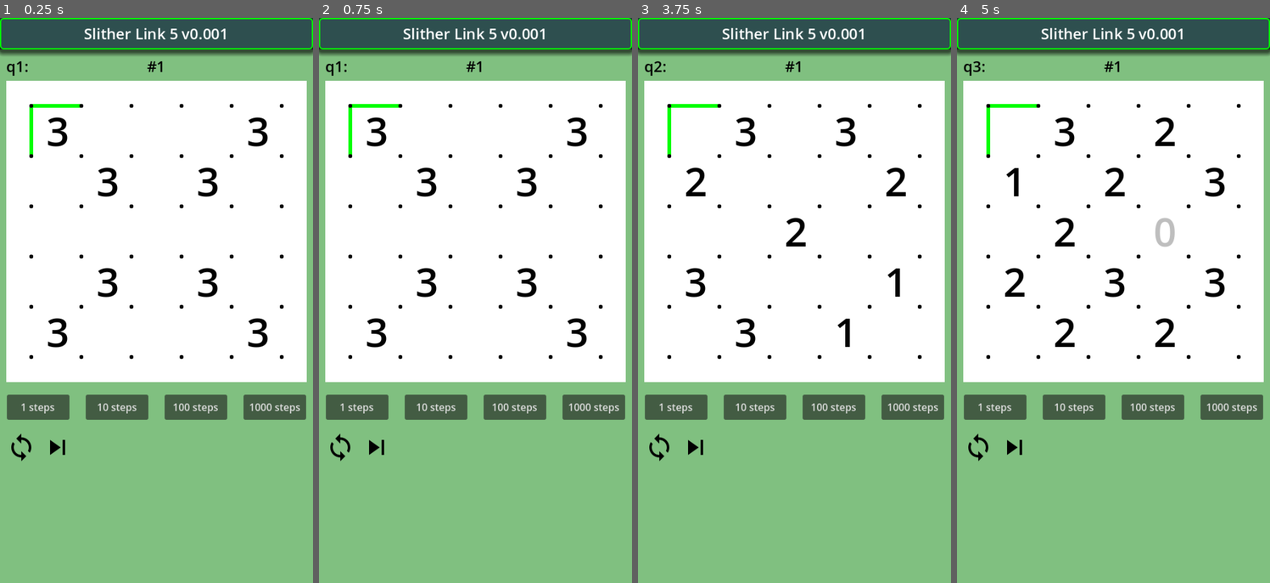
Above: before the commit, frames 1-4 (left to right).
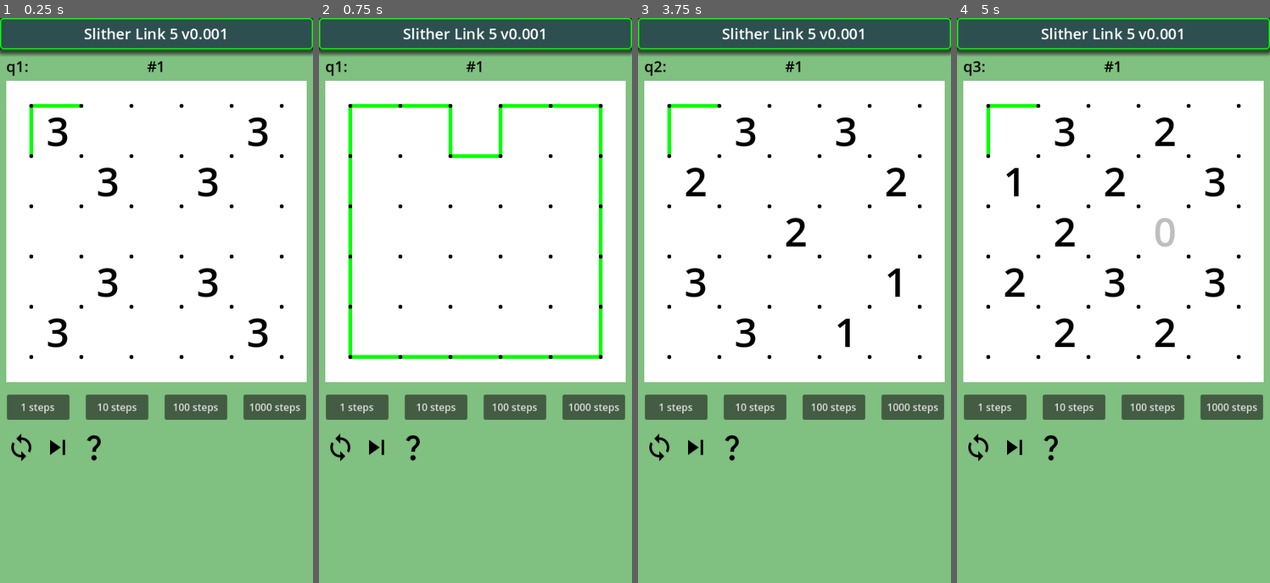
Above: after the commit, the same moments.

Repository: vivisuke/SlitherLink5
Game: Godot game, scene res://main.tscn
The game is run twice, just before and just after one commit, with the same random seed, the same clock (stepped at 60 frames per second) and the same inputs.
Inputs (mouse positions are in pixels of both pictures, inside the frame that each line leads up to):
- Up to frame 1 (0.25 s): no input
- Up to frame 2 (0.75 s): click (412, 447) at 0.52 s
- Up to frame 3 (3.75 s): click (659, 447) at 1.25 s; click (659, 447) at 2 s; click (659, 447) at 2.75 s; click (694, 447) at 3.5 s
- Up to frame 4 (5 s): click (1013, 447) at 4.25 s

The runs differ from the first frame. In frame 1, less than 0.1% of the frame differs, in the area x 27-33%, y 73-79%; in frame 2, 3.8%, in the area x 9-91%, y 15-79%; in frame 3, less than 0.1%; in frame 4, less than 0.1%.

Commit message:
0059 ◎ C 02/26 02/26 0.001│ToDo│問題生成ボタン設置 0060 ◎ C 02/26 02/26 0.001│ToDo│Board5x5.make_loop2()：大きいループを作る関数

Diff:
--- a/SlitherLink5/classes/Board5x5.gd
+++ b/SlitherLink5/classes/Board5x5.gd
@@ -87,6 +87,12 @@
 			txt += "%2d " % mate[ix]
 		print(txt)
 	print()
+func make_loop2():		# 大きいループを作る
+	for i in range(N_HORZ):
+		linkRt[xyToIX(i, 0)] = 1
+		linkRt[xyToIX(i, N_VERT)] = 1
+		linkDn[xyToIX(0, i)] = 1
+		linkDn[xyToIX(N_HORZ, i)] = 1
 func make_loop():
 	linkDn[xyToIX(1, 1)] = 1
 	linkRt[xyToIX(1, 1)] = 1
@@ -183,9 +189,10 @@
 		if dir_order[i] == LINK_RIGHT:
 			if move_line2_right(ix): return true
 	return false
-func make_loop_random():
-	make_loop()
-	for i in range(6):
+func make_loop_random(big: bool):
+	if big: make_loop2()
+	else: make_loop()
+	for i in range(1):
 		var lst = []
 		for ix in range(xyToIX(5, 5)+1):
 			if links[ix] == LINK_EMPTY: lst.push_back(ix)
--- a/SlitherLink5/main.tscn
+++ b/SlitherLink5/main.tscn
@@ -7,6 +7,8 @@
 [ext_resource type="Texture2D" uid="uid://dvs2kh2qspi3m" path="res://images/loop_white.png" id="5_3ycjj"]
 [ext_resource type="Texture2D" uid="uid://i7a4iwx8jo3m" path="res://images/skip_next_black.png" id="6_kf4yg"]
 [ext_resource type="Texture2D" uid="uid://1o6aswmt01pe" path="res://images/skip_next_white.png" id="7_ul3n2"]
+[ext_resource type="Texture2D" uid="uid://c2nhmvg30vpt5" path="res://images/question_black.png" id="8_nlqjl"]
+[ext_resource type="Texture2D" uid="uid://u1igrv37a03w" path="res://images/question_white.png" id="9_xu2r2"]
 
 [node name="Main" type="Node2D"]
 script = ExtResource("1_mg127")
@@ -109,9 +111,15 @@
 texture_normal = ExtResource("6_kf4yg")
 texture_pressed = ExtResource("7_ul3n2")
 
+[node name="GenQuestButton" type="TextureButton" parent="HBC2"]
+layout_mode = 2
+texture_normal = ExtResource("8_nlqjl")
+texture_pressed = ExtResource("9_xu2r2")
+
 [connection signal="pressed" from="HBC1/Button1Steps" to="." method="_on_button_1_steps_pressed"]
 [connection signal="pressed" from="HBC1/Button10Steps" to="." method="_on_button_10_steps_pressed"]
 [connection signal="pressed" from="HBC1/Button100Steps" to="." method="_on_button_100_steps_pressed"]
 [connection signal="pressed" from="HBC1/Button1000Steps" to="." method="_on_button_1000_steps_pressed"]
 [connection signal="pressed" from="HBC2/RestartButton" to="." method="_on_restart_button_pressed"]
 [connection signal="pressed" from="HBC2/NextButton" to="." method="_on_next_button_pressed"]
+[connection signal="pressed" from="HBC2/GenQuestButton" to="." method="_on_gen_quest_button_pressed"]
--- a/SlitherLink5/scripts/main.gd
+++ b/SlitherLink5/scripts/main.gd
@@ -208,3 +208,11 @@
 	$QuestLabel.text = "q%d:" % (qix+1)
 	_on_restart_button_pressed()
 	pass # Replace with function body.
+
+
+func _on_gen_quest_button_pressed():
+	bd._init()
+	bd.make_loop_random(true)
+	update_num_labels()
+	$Board/Grid.queue_redraw()
+	pass # Replace with function body.
Binary file added: SlitherLink5/images/question_black.png
Not shown, added: SlitherLink5/images/question_black.png.import
Binary file added: SlitherLink5/images/question_white.png
Not shown, added: SlitherLink5/images/question_white.png.import
Not shown: 1 places in SlitherLink5/main.tscn that only renumber resources
Not shown, changed: SlitherLink5.spr
